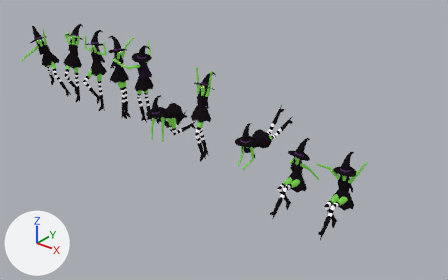
An edit to the Blender file assets/models/characters/halloween/witch.blend, drawn before and after from the same camera.
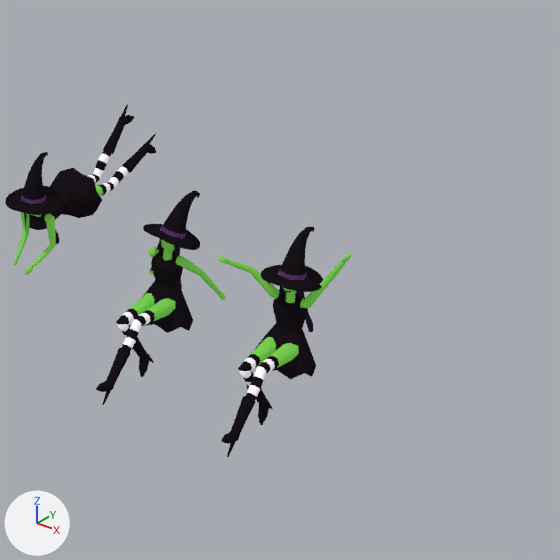
There are two pictures of each version: one whole from a 50 mm lens placed at (6.77, -6.26, 4.13), pointed at (1.55, 0.25, 0.09), one close up on the part from 52% to 100% of the width and 23% to 100% of the height. The axes (+X, +Y, +Z) are drawn at lower left. The lights are the same throughout. The last two pictures show the newer version.

Objects in the first close-up: 'HW_Witch_Peek', 'HW_Witch_Sit', 'HW_Witch_SitHappy'.
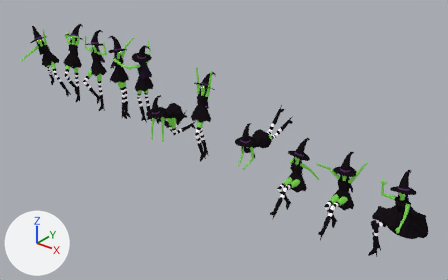
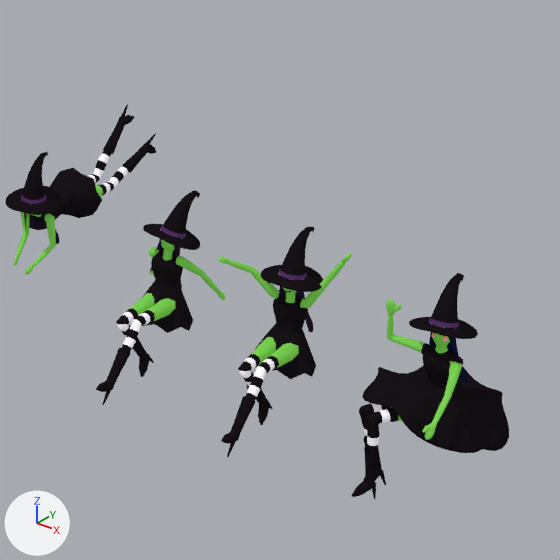
Diff of the bpy script that builds the scene:
```diff
--- a/assets/models/characters/halloween/witch.blend.py
+++ b/assets/models/characters/halloween/witch.blend.py
@@ mat_hw_witchblush @@
+mat_hw_witchblush = principled_material('HW_WitchBlush')
+mat_hw_witchblush.base_color = (1.0, 0.275, 0.456)  # pink #ff8fb4
+mat_hw_witchblush.roughness = 1.0
+mat_hw_witchblush.specular_ior_level = 0.0
+mat_hw_witchblush.emission_color = (1.0, 0.275, 0.456)  # pink #ff8fb4
+mat_hw_witchblush.emission_strength = 0.35
@@ mat_hw_witchbeadeyesred @@
+mat_hw_witchbeadeyesred = principled_material('HW_WitchBeadEyesRed')
+mat_hw_witchbeadeyesred.base_color = (0.578, 0.00518, 0.0232)  # red #c8102a
+mat_hw_witchbeadeyesred.roughness = 0.08
+mat_hw_witchbeadeyesred.specular_ior_level = 0.0
+mat_hw_witchbeadeyesred.emission_color = (0.578, 0.00518, 0.0232)  # red #c8102a
+mat_hw_witchbeadeyesred.emission_strength = 0.6
@@ mat_hw_witcheyeshine @@
+mat_hw_witcheyeshine = principled_material('HW_WitchEyeShine')
+mat_hw_witcheyeshine.base_color = (1.0, 1.0, 1.0)  # white #ffffff
+mat_hw_witcheyeshine.roughness = 1.0
+mat_hw_witcheyeshine.specular_ior_level = 0.0
+mat_hw_witcheyeshine.emission_strength = 3.0
@@ mat_hw_witchhairjet @@
+mat_hw_witchhairjet = principled_material('HW_WitchHairJet')
+mat_hw_witchhairjet.base_color = (0.00402, 0.007, 0.0296)  # dark blue #0d1430
+mat_hw_witchhairjet.roughness = 1.0
+mat_hw_witchhairjet.specular_ior_level = 0.0
+mat_hw_witchhairjet.emission_color = (0.00402, 0.007, 0.0296)  # dark blue #0d1430
+mat_hw_witchhairjet.emission_strength = 0.35
@@ me_hw_witch_ride @@
+me_hw_witch_ride.from_pydata(...)  # 31473 vertices, 57503 faces; spans x -0.355..0.27, y -0.367..0.45, z -0.44..0.639
+me_hw_witch_ride.polygons.foreach_set('use_smooth', [True] * 57503)
+# faces by material slot: [19158, 30749, 12, 5256, 120, 2040, 120, 48]
+me_hw_witch_ride.materials.append(mat_hw_witchskin)  # green #6fbf4a, glowing green #6fbf4a
+me_hw_witch_ride.materials.append(mat_hw_witchblack)  # black #141014
+me_hw_witch_ride.materials.append(mat_hw_witchhatband)  # dark purple #4a2a5a
+me_hw_witch_ride.materials.append(mat_hw_witchtightswhite)  # white #ebe6ef, glowing white #ebe6ef
+me_hw_witch_ride.materials.append(mat_hw_witchblush)  # pink #ff8fb4, glowing pink #ff8fb4
+me_hw_witch_ride.materials.append(mat_hw_witchhairjet)  # dark blue #0d1430
+me_hw_witch_ride.materials.append(mat_hw_witchbeadeyesred)  # red #c8102a, glowing red #c8102a
+me_hw_witch_ride.materials.append(mat_hw_witcheyeshine)  # white #ffffff, glowing white #ffffff
@@ ob_hw_witch_ride @@
+ob_hw_witch_ride = bpy.data.objects.new('HW_Witch_Ride', me_hw_witch_ride)
+ob_hw_witch_ride.parent = ob_halloween_witch_root
+ob_hw_witch_ride.location = (4.5, 0.0, 0.0)
```

Boxes [x1, y1, x2, y2] around the edits, measured in the close-ups (560 x 560 px):
'HW_Witch_Ride', added: after [352, 273, 509, 499]
    faces in mat_hw_witchblack (black #141014): [352, 273, 509, 499]
    faces in mat_hw_witchskin (green #6fbf4a, glowing green #6fbf4a): [386, 299, 462, 440]
    faces in mat_hw_witchtightswhite (white #ebe6ef, glowing white #ebe6ef): [364, 403, 390, 446]
    faces in mat_hw_witchhairjet (dark blue #0d1430): [429, 332, 467, 385]
    faces in mat_hw_witchhatband (dark purple #4a2a5a): [429, 318, 459, 328]
